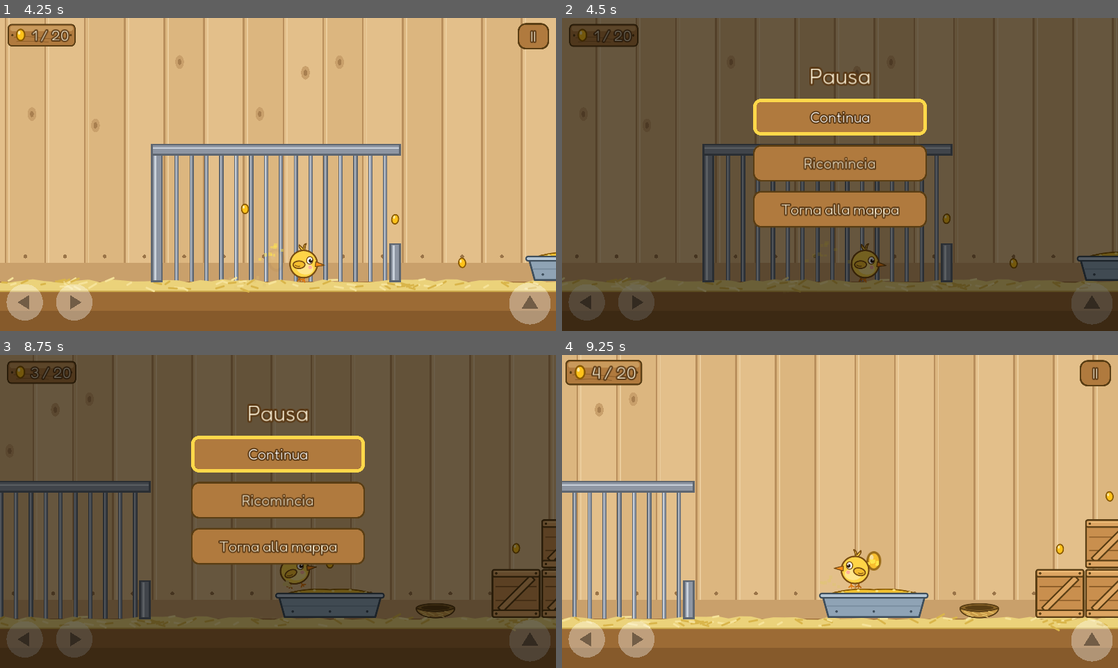
Above: before the commit, frames 1-4 (two rows, left to right).
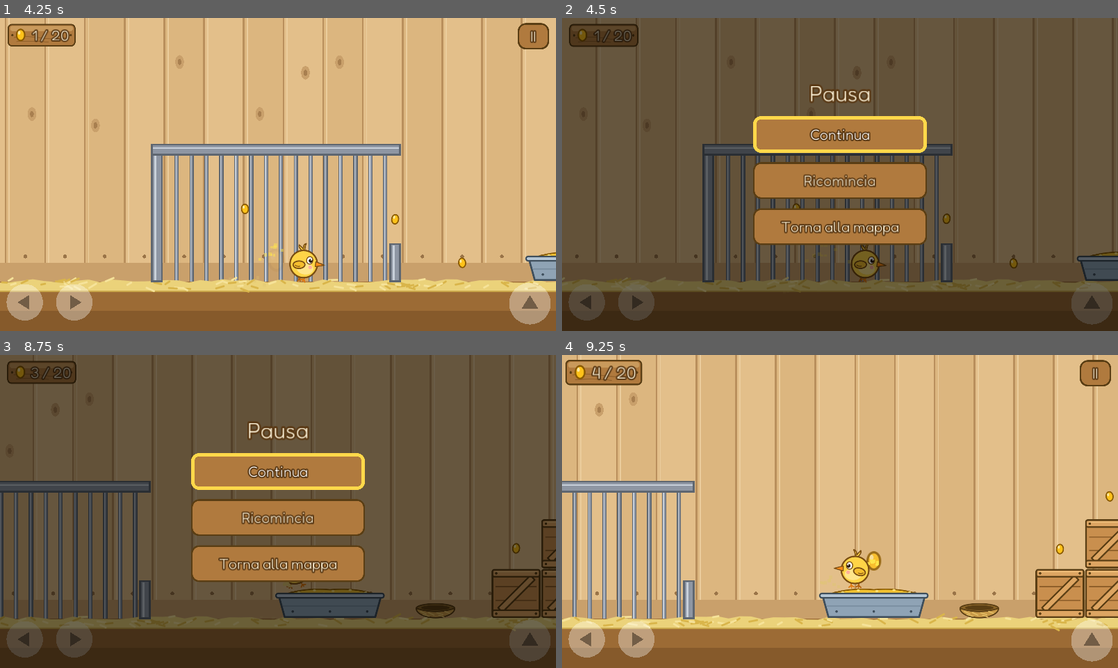
Above: after the commit, the same moments.

Repository: ricky80l/pulcino-libero
Game: Godot game, scene res://scenes/mappa.tscn
The game is run twice, just before and just after one commit, with the same random seed, the same clock (stepped at 60 frames per second) and the same inputs.
Inputs (mouse positions are in pixels of both pictures, inside the frame that each line leads up to):
- Up to frame 1 (4.25 s): click "Stile: Cartoon" at 0.5 s; click "Stile: Dipinto" at 1.25 s; click "Crediti" at 2 s; click "Torna alla mappa" at 2.75 s; tap Enter (ui_accept) at 3.5 s; move the mouse to (400, 158) at 3.52 s; hold Right (move_right) from 3.53 s (still down); tap X (peck) at 3.6 s; click (400, 158) at 3.67 s; tap Space (jump) at 3.77 s
- Up to frame 2 (4.5 s): release Right (move_right) at 4.25 s; click "II" at 4.25 s
- Up to frame 3 (8.75 s): click "Continua" at 5 s; move the mouse to (166, 527) at 5.77 s; hold Right (move_right) 5.78-6.53 s; tap X (peck) every 0.75 s from 5.85 to 8.1 s; tap Space (jump) at 6.02, 7.52, 8.27 s; move the mouse to (333, 442) at 6.52 s; hold Left (move_left) 6.53-7.28 s; move the mouse to (250, 574) at 7.27 s; hold Right (move_right) from 7.28 s (still down); click (250, 574) at 7.42 s; move the mouse to (444, 558) at 8.02 s; tap Escape (ui_cancel) at 8.65 s
- Up to frame 4 (9.25 s): move the mouse to (673, 464) at 8.77 s; release Right (move_right) at 8.78 s; hold Left (move_left) from 8.78 s (still down); tap X (peck) at 8.85 s; tap Space (jump) at 9.02 s

Frame 1 is identical in both runs. In frame 2, 11% of the frame differs, in the area x 34-66%, y 15-73%; in frame 3, 11%; in frame 4, nothing differs.

Commit message:
Selettore dello stile solo sulla mappa: tolto dal menu di pausa
Co-Authored-By: Claude Opus 5.5 <noreply@anthropic.com>

Diff:
--- a/scripts/pausa.gd
+++ b/scripts/pausa.gd
@@ -1,6 +1,5 @@
 extends CanvasLayer
 # Pulsante di pausa in alto a destra e menu di pausa: Continua, Ricomincia, Torna alla mappa.
-# Nei luoghi che hanno la versione dipinta c'è anche il selettore dello stile (Cartoon / Dipinto).
 # Sul PC la pausa si apre e si chiude anche con il tasto Esc.
 
 const Stile = preload("res://scripts/stile.gd")
@@ -10,7 +9,6 @@
 var pulsante_pausa := Button.new()
 var pannello := Control.new()
 var primo_pulsante: Button
-var selettore_stile: Button
 
 
 func _ready():
@@ -36,7 +34,7 @@
 	velo.anchor_bottom = 1.0
 	pannello.add_child(velo)
 	var colonna := VBoxContainer.new()
-	colonna.rect_position = Vector2(440, 100)
+	colonna.rect_position = Vector2(440, 140)
 	colonna.rect_min_size = Vector2(400, 0)
 	colonna.add_constant_override("separation", 22)
 	pannello.add_child(colonna)
@@ -49,7 +47,6 @@
 	primo_pulsante = _voce(colonna, "Continua", "chiudi")
 	_voce(colonna, "Ricomincia", "_ricomincia")
 	_voce(colonna, "Torna alla mappa", "_mappa")
-	selettore_stile = _voce(colonna, "", "_cambia_stile")
 
 
 func _voce(colonna: Control, testo: String, metodo: String) -> Button:
@@ -66,8 +63,6 @@
 	get_tree().paused = true
 	pannello.visible = true
 	pulsante_pausa.visible = false
-	selettore_stile.visible = Pittura.disponibile()
-	_scrivi_stile()
 	primo_pulsante.grab_focus()
 
 
@@ -87,15 +82,6 @@
 	Progressi.torna_alla_mappa()
 
 
-func _cambia_stile():
-	Pittura.imposta(not Progressi.dipinto)
-	_scrivi_stile()
-
-
-func _scrivi_stile():
-	selettore_stile.text = "Stile: Dipinto" if Progressi.dipinto else "Stile: Cartoon"
-
-
 func _unhandled_input(evento):
 	if evento.is_action_pressed("ui_cancel"):
 		if pannello.visible:
--- a/scripts/pittura.gd
+++ b/scripts/pittura.gd
@@ -1,7 +1,7 @@
 extends Node
 # Modalità dipinta, sempre disponibile come "Pittura".
 # Scambia i disegni cartoon con le versioni ridipinte a pennellate (in assets/dipinto/, create da
-# strumenti/ridipingi.py). Si accende e si spegne dal menu di pausa; il telefono ricorda la scelta.
+# strumenti/ridipingi.py). Si accende e si spegne dalla mappa; il telefono ricorda la scelta.
 # Si vede solo nei luoghi che hanno anche il paesaggio dipinto (assets/dipinto/livelli/<scena>).
 
 signal cambiata
Not shown, changed: CLAUDE.md
Not shown, changed: docs/index.html
Not shown, changed: docs/index.pck
